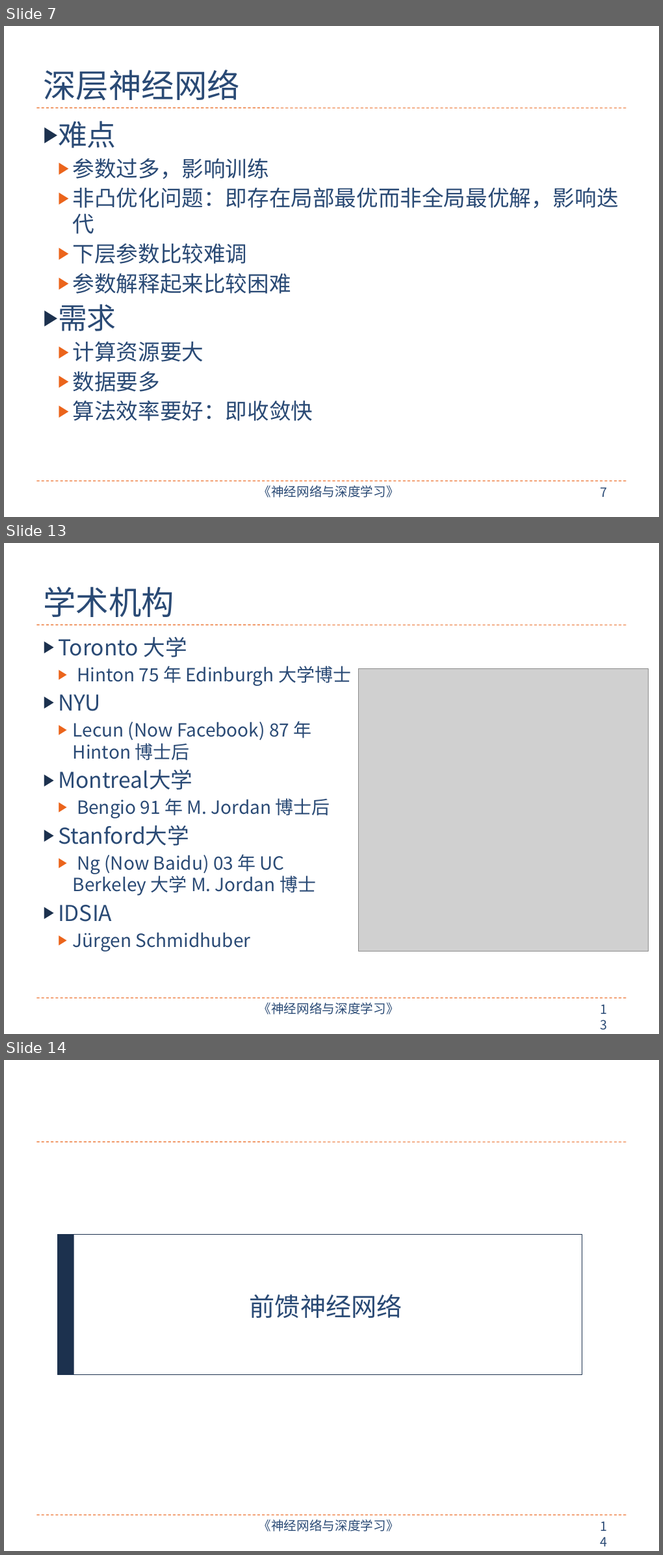
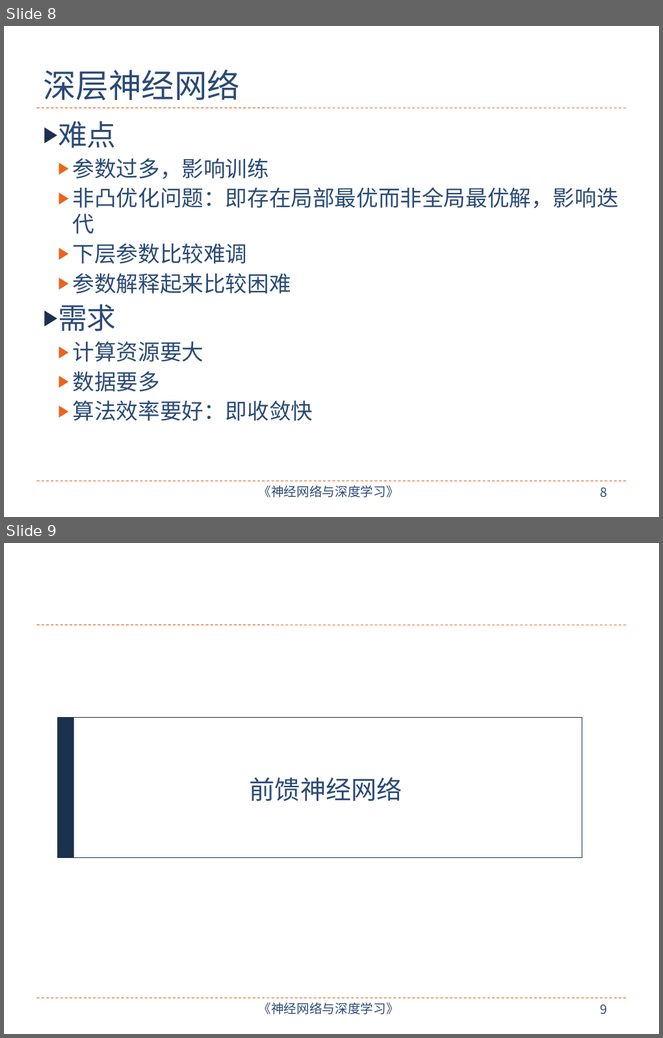
Before and after one commit to nndl/nndl.github.io, a slide deck: ppt/chap-前馈神经网络.pptx. Shown one above the other, each under a label of ours: slides 7, 13 and 14 before the commit, slides 8 and 9 after it; the slides between them are not shown. The pictures are 663x1555 and 663x1038 pixels, drawn with LibreOffice and Linux fonts; fonts in the diff are those of the drawing; grey boxes stand for pictures. Boxes give left, top, right and bottom in pixels: in the first picture for what was removed or moved away, otherwise in the second. Text is boxed around its words. In the diff, an @@ line names an element or a change of style, - is before the commit and + after.

```diff
--- a/ppt/chap-前馈神经网络.pptx
+++ b/ppt/chap-前馈神经网络.pptx
@@ slide 13 removed at bbox=[4, 543, 659, 1034], background #FFFFFF; not listed: 4 template elements that a slide beside it also shows @@
@@ title removed at bbox=[43, 587, 174, 617] @@
-学术机构
@@ text removed at bbox=[58, 637, 351, 952] @@
-▶ Toronto 大学
-  ▶ Hinton 75 年 Edinburgh 大学博士
-▶ NYU
-  ▶ Lecun (Now Facebook) 87 年 Hinton 博士后
-▶ Montreal大学
-  ▶ Bengio 91 年 M. Jordan 博士后
-▶ Stanford大学
-  ▶ Ng (Now Baidu) 03 年 UC Berkeley 大学 M. Jordan 博士
-▶ IDSIA
-  ▶ Jürgen Schmidhuber
@@ picture removed at bbox=[359, 669, 649, 951] @@
@@ what was slide 7 is now slide 8 @@
@@ page number at bbox=[600, 488, 607, 498]: text changed @@
-7
+8
@@ what was slide 14 is now slide 9 @@
@@ page number at bbox=[600, 1005, 607, 1015]: text changed @@
-14
+9
```
Also in this commit, not shown: 4 slides changed, 7 slides added, 10 other slides removed, 2 other files.
